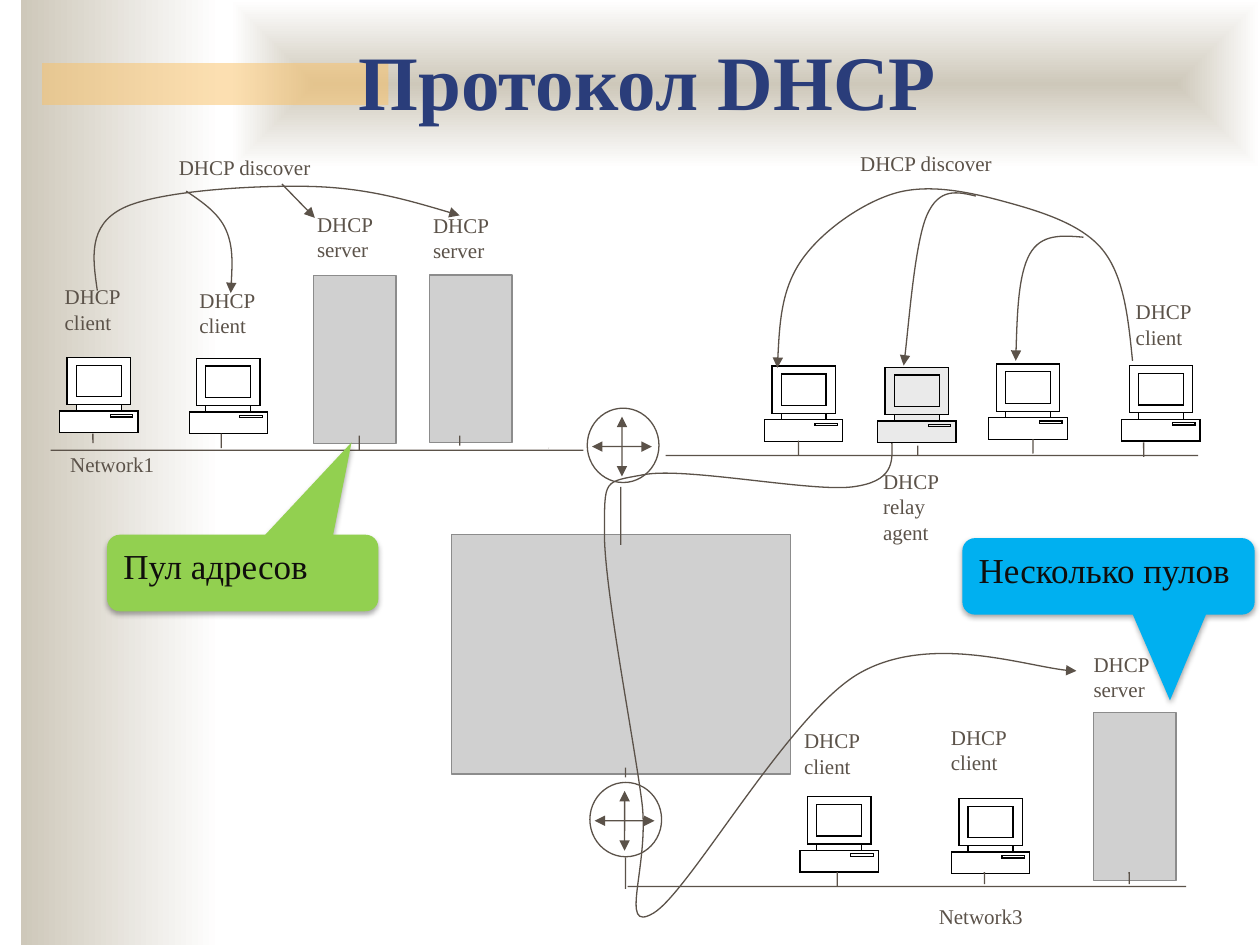
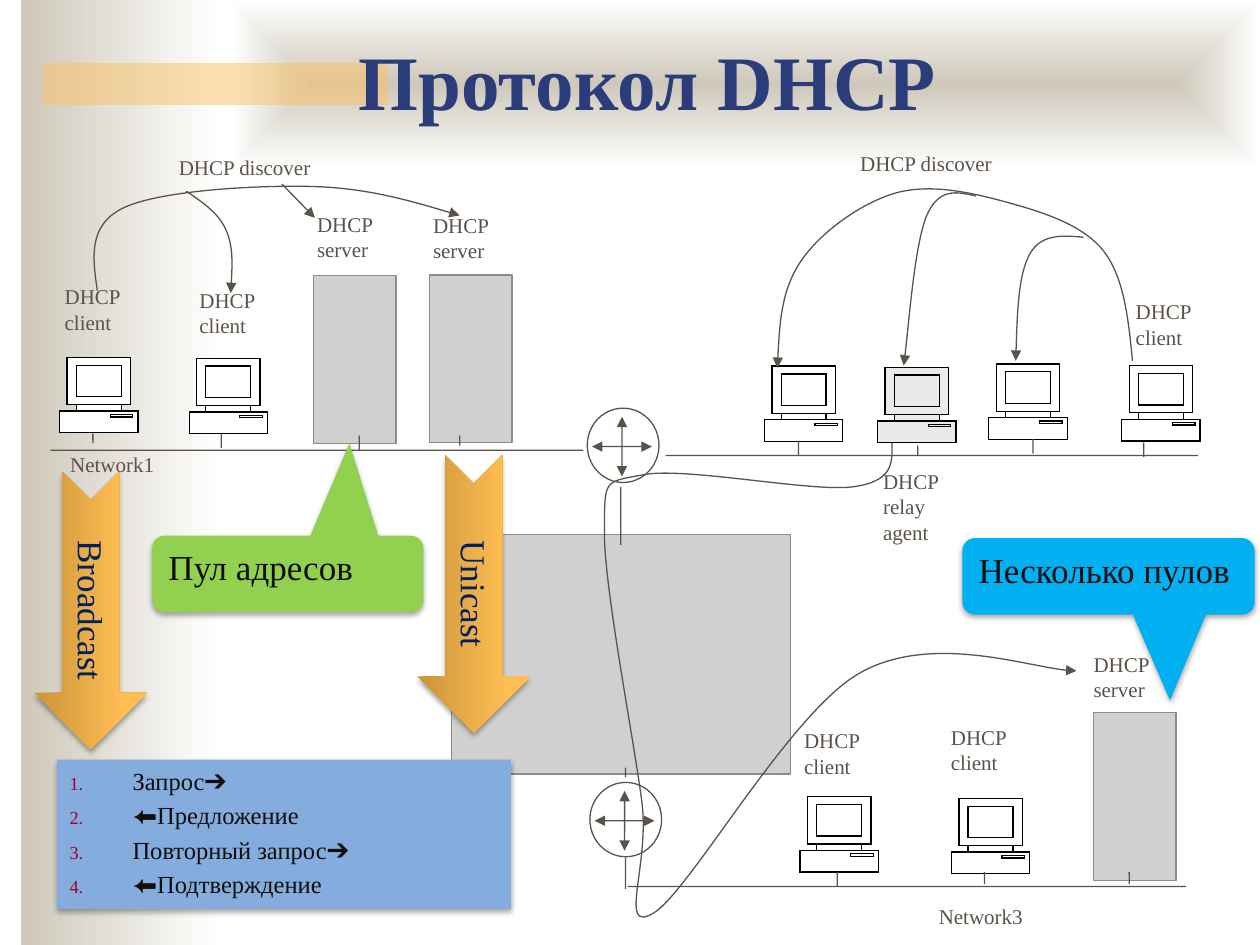
Before and after one commit to ukoloff/nets, a slide deck: slide 19 of 10.pptx (slide 11 before the commit). Drawn at 1260x945 pixels with LibreOffice and Linux fonts; fonts in the diff are those of the drawing; grey boxes stand for pictures; background and template pictures are left out. Boxes give left, top, right and bottom in pixels: in the first picture for what was removed or moved away, otherwise in the second. Text is boxed around its words. In the diff, an @@ line names an element or a change of style, - is before the commit and + after.

```diff
--- a/10.pptx
+++ b/10.pptx
@@ notched right arrow added at (34,472,147,750), fill gradient #CB943A to #FFBE54 to #FFBF56, 20 pt, text #002060 @@
+Broadcast
@@ notched right arrow added at (417,456,530,733), fill gradient #CB943A to #FFBE54 to #FFBF56, 20 pt, text #002060 @@
+Unicast
@@ rounded speech box "Пул адресов": place and size @@
-rounded speech box "Пул адресов" at (107,534,378,611)
+rounded speech box "Пул адресов" at (152,536,423,612)
@@ rounded speech box "Пул адресов" at (152,536,423,612): proportions changed @@
@@ rectangle added at (57,760,510,908), fill #84ADDE, 14 pt, text #100E0C @@
+1. Запрос➔
+2. ⬅Предложение
+3. Повторный запрос➔
+4. ⬅Подтверждение
```
Also in this commit, not shown: 5 other slides changed, 8 slides added.
